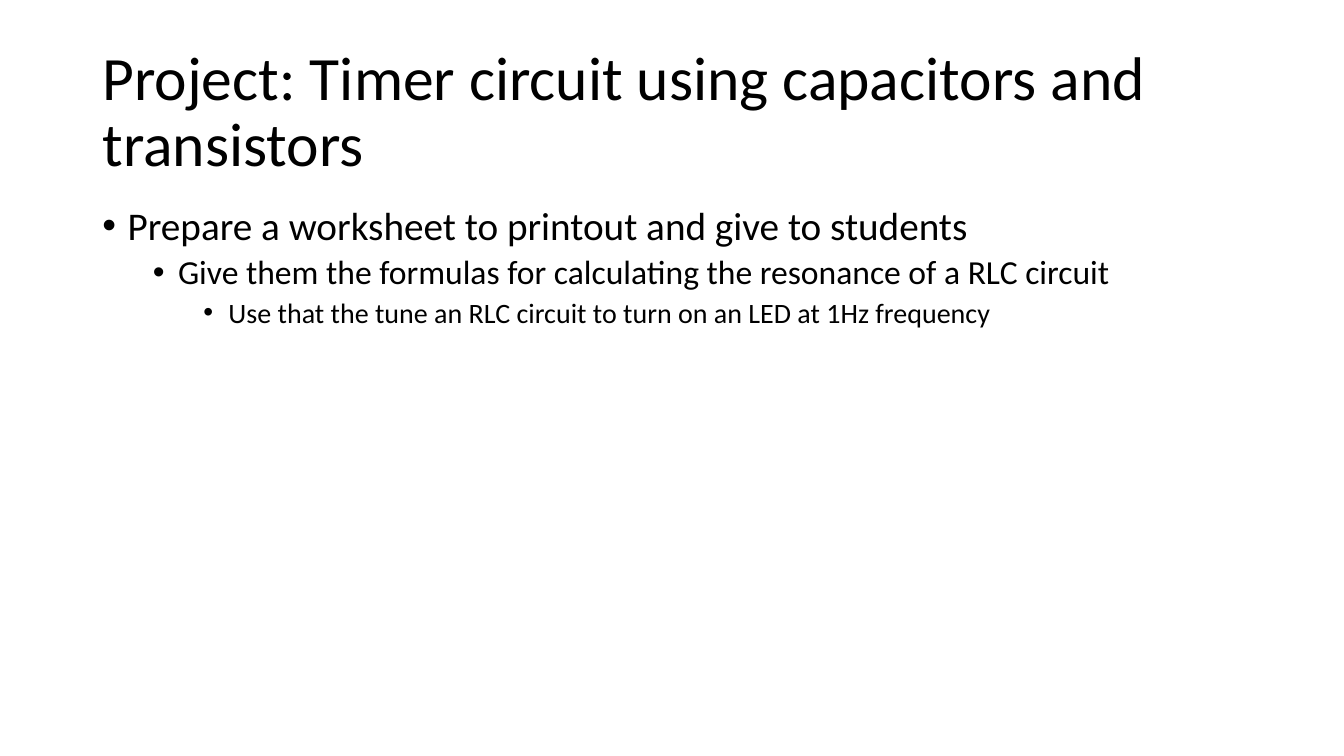
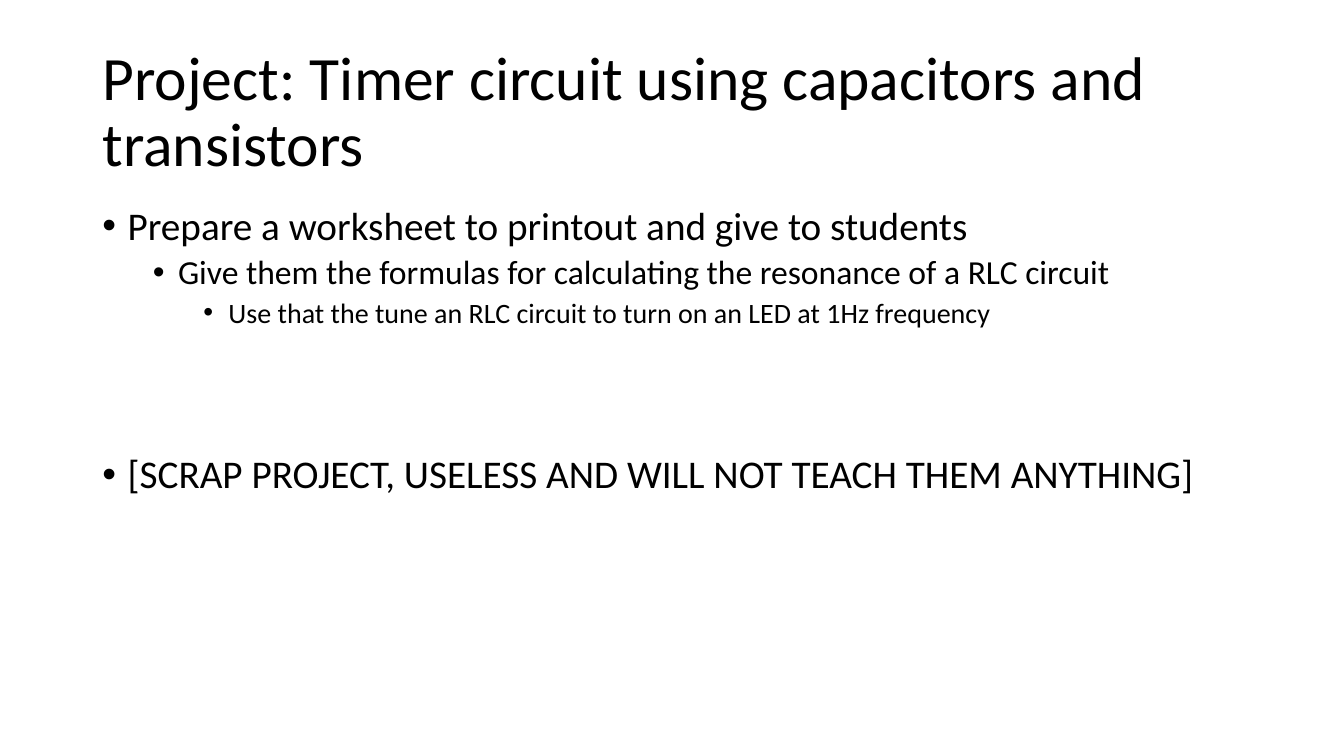
Before and after one commit to Runtime-Learner/McGill-BattleBots-Club, a slide deck: slide 10 of ECSE/Workshop-1/workshop1.pptx (slide 5 before the commit). Drawn at 1344x756 pixels with LibreOffice and Linux fonts; fonts in the diff are those of the drawing. Boxes give left, top, right and bottom in pixels: in the first picture for what was removed or moved away, otherwise in the second. Text is boxed around its words. In the diff, an @@ line names an element or a change of style, - is before the commit and + after.

```diff
--- a/ECSE/Workshop-1/workshop1.pptx
+++ b/ECSE/Workshop-1/workshop1.pptx
@@ text at (x1=128, y1=459, x2=1193, y2=494): paragraph added @@
+• [SCRAP PROJECT, USELESS AND WILL NOT TEACH THEM ANYTHING]
```
Also in this commit, not shown: 4 other slides changed, 5 slides added, 4 other files.
